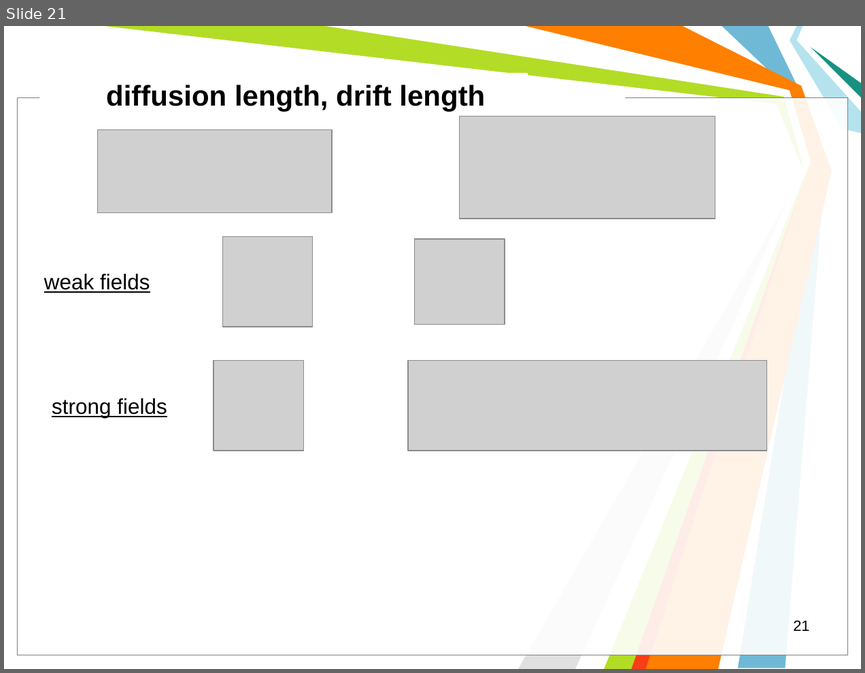
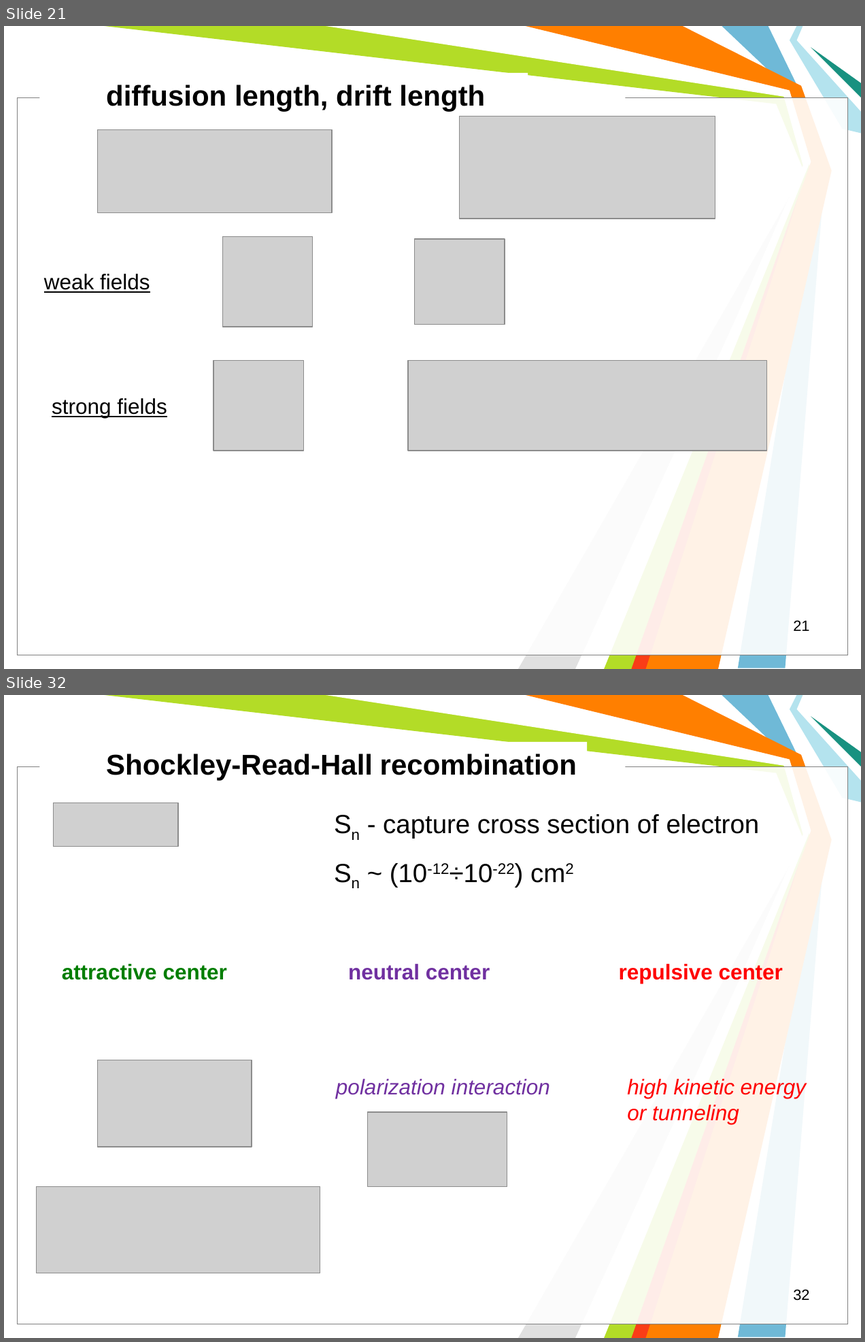
Before and after one commit to l432/NMK, a slide deck: Lecture/Photovoltaics/Photovoltaics2.ppt. Shown one above the other, each under a label of ours: slide 21 before the commit, slides 21 and 32 after it; the slides between them are not shown. The pictures are 865x673 and 865x1342 pixels, drawn with LibreOffice and Linux fonts; fonts in the diff are those of the drawing; grey boxes stand for pictures; background and template pictures are left out. Boxes give left, top, right and bottom in pixels: in the first picture for what was removed or moved away, otherwise in the second. Text is boxed around its words. In the diff, an @@ line names an element or a change of style, - is before the commit and + after.

```diff
--- a/Lecture/Photovoltaics/Photovoltaics2.ppt
+++ b/Lecture/Photovoltaics/Photovoltaics2.ppt
@@ slide 32 added at bbox=[4, 695, 861, 1338], background #FFFFFF; not listed: 11 template elements that a slide beside it also shows @@
@@ text added at bbox=[106, 753, 577, 780], 24 pt, text #000000, bold @@
+Shockley-Read-Hall recombination
@@ picture added at bbox=[53, 803, 178, 847] @@
@@ text added at bbox=[383, 814, 759, 838], 22 pt, text #000000 @@
+Sn - capture cross section of electron
@@ text added at bbox=[390, 863, 514, 887], 22 pt, text #000000 @@
+Sn ~ (10-12÷10-22) cm2
@@ text added at bbox=[62, 964, 227, 980], 18 pt, text #007D00, bold @@
+attractive center
@@ text added at bbox=[348, 964, 490, 980], 18 pt, text #7030A0, bold @@
+neutral center
@@ text added at bbox=[619, 964, 783, 983], 18 pt, text #FF0000, bold @@
+repulsive center
@@ picture added at bbox=[97, 1060, 252, 1147] @@
@@ text added at bbox=[336, 1079, 550, 1098], 18 pt, text #7030A0, italic @@
+polarization interaction
@@ text added at bbox=[627, 1079, 806, 1124], 18 pt, text #FF0000, italic @@
+high kinetic energy or tunneling
@@ picture added at bbox=[367, 1111, 507, 1186] @@
@@ picture added at bbox=[37, 1186, 320, 1272] @@
@@ page number added at bbox=[793, 1289, 809, 1300], 12.5 pt, text #000000 @@
+32
```
Also in this commit, not shown: 17 other slides added, 1 slide removed.
